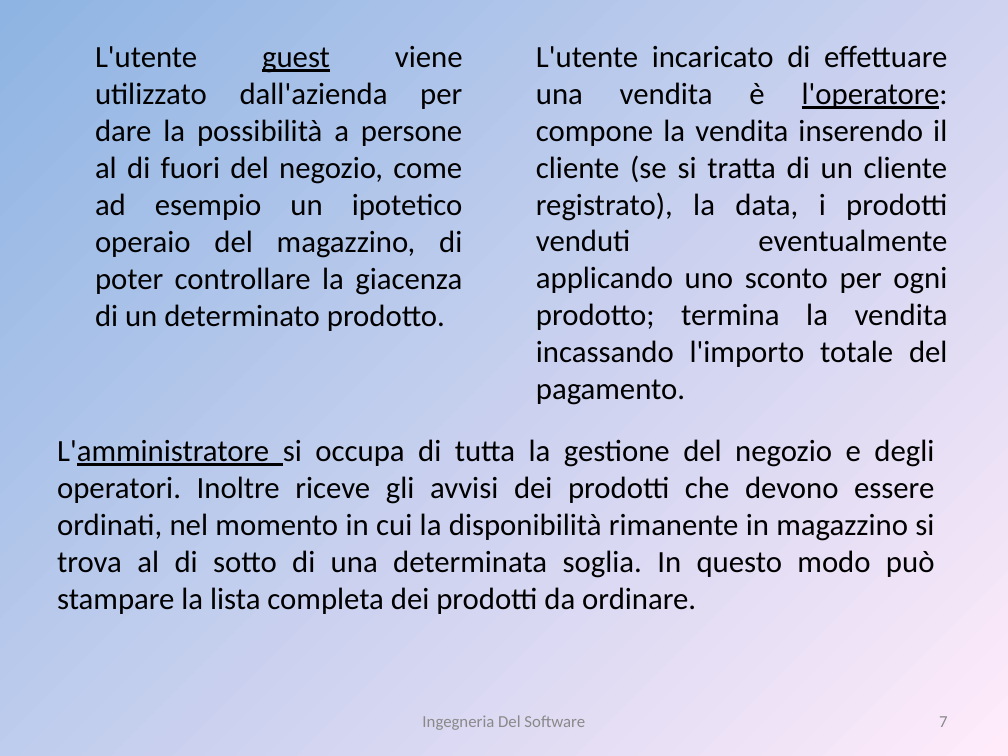
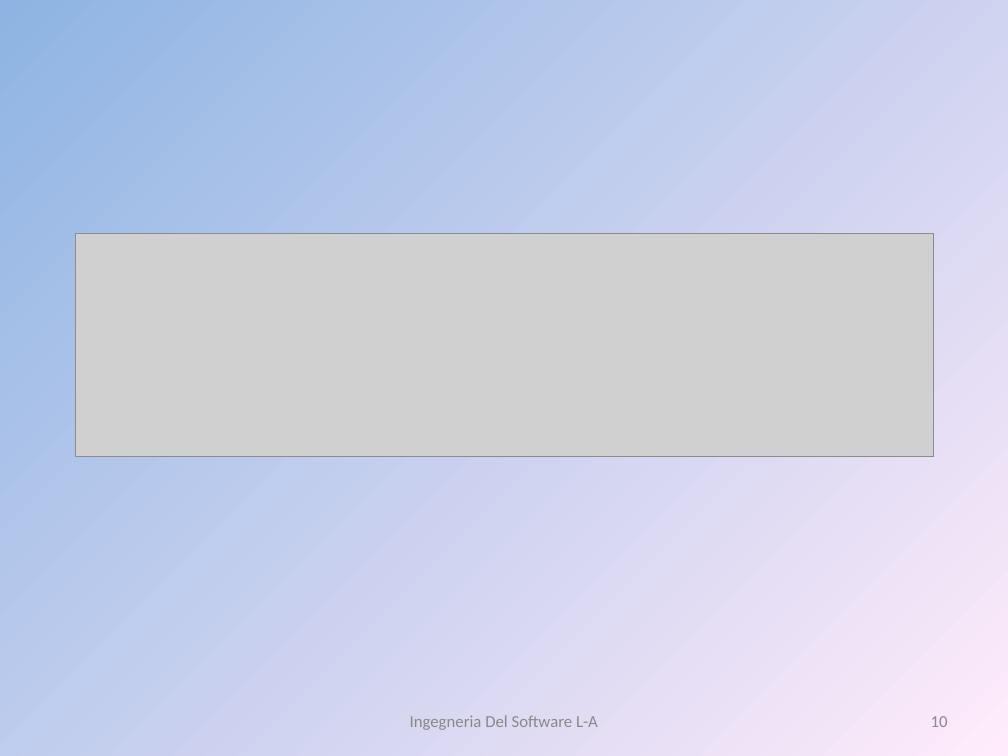
Before and after one commit to liannario/ingsoftbo, a slide deck: slide 10 of ViaggiateSicuri.ppt (slide 7 before the commit). Drawn at 1008x756 pixels with LibreOffice and Linux fonts; fonts in the diff are those of the drawing; grey boxes stand for pictures. Boxes give left, top, right and bottom in pixels: in the first picture for what was removed or moved away, otherwise in the second. Text is boxed around its words. In the diff, an @@ line names an element or a change of style, - is before the commit and + after.

```diff
--- a/ViaggiateSicuri.ppt
+++ b/ViaggiateSicuri.ppt
@@ text removed at box(95, 46, 463, 331) @@
-L'utente guest viene utilizzato dall'azienda per dare la possibilità a persone al di fuori del negozio, come ad esempio un ipotetico operaio del magazzino, di poter controllare la giacenza di un determinato prodotto.
@@ text removed at box(536, 45, 948, 405) @@
-L'utente incaricato di effettuare una vendita è l'operatore: compone la vendita inserendo il cliente (se si tratta di un cliente registrato), la data, i prodotti venduti eventualmente applicando uno sconto per ogni prodotto; termina la vendita incassando l'importo totale del pagamento.
@@ picture added at box(76, 234, 933, 457) @@
@@ text removed at box(57, 439, 935, 614) @@
-L'amministratore si occupa di tutta la gestione del negozio e degli operatori. Inoltre riceve gli avvisi dei prodotti che devono essere ordinati, nel momento in cui la disponibilità rimanente in magazzino si trova al di sotto di una determinata soglia. In questo modo può stampare la lista completa dei prodotti da ordinare.
@@ text at box(410, 715, 598, 730): text changed @@
-Ingegneria Del Software
+Ingegneria Del Software L-A
@@ page number at box(931, 716, 948, 727): text changed @@
-7
+10
```
Also in this commit, not shown: 4 other slides changed, 11 slides added, 1 slide removed.
